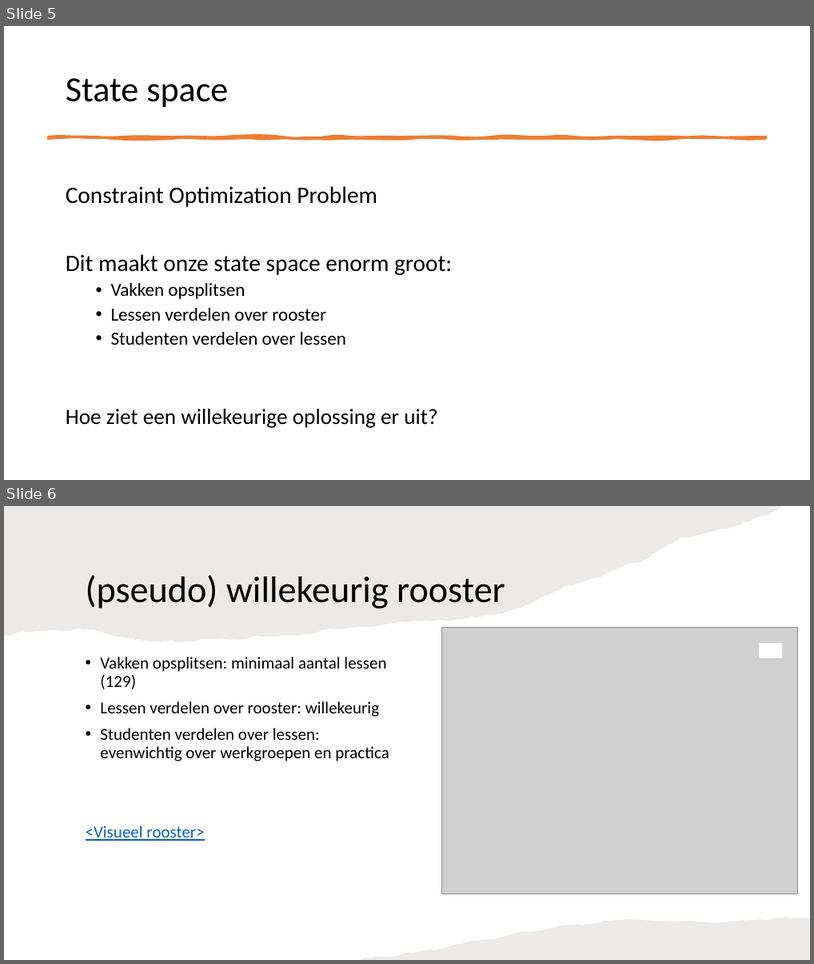
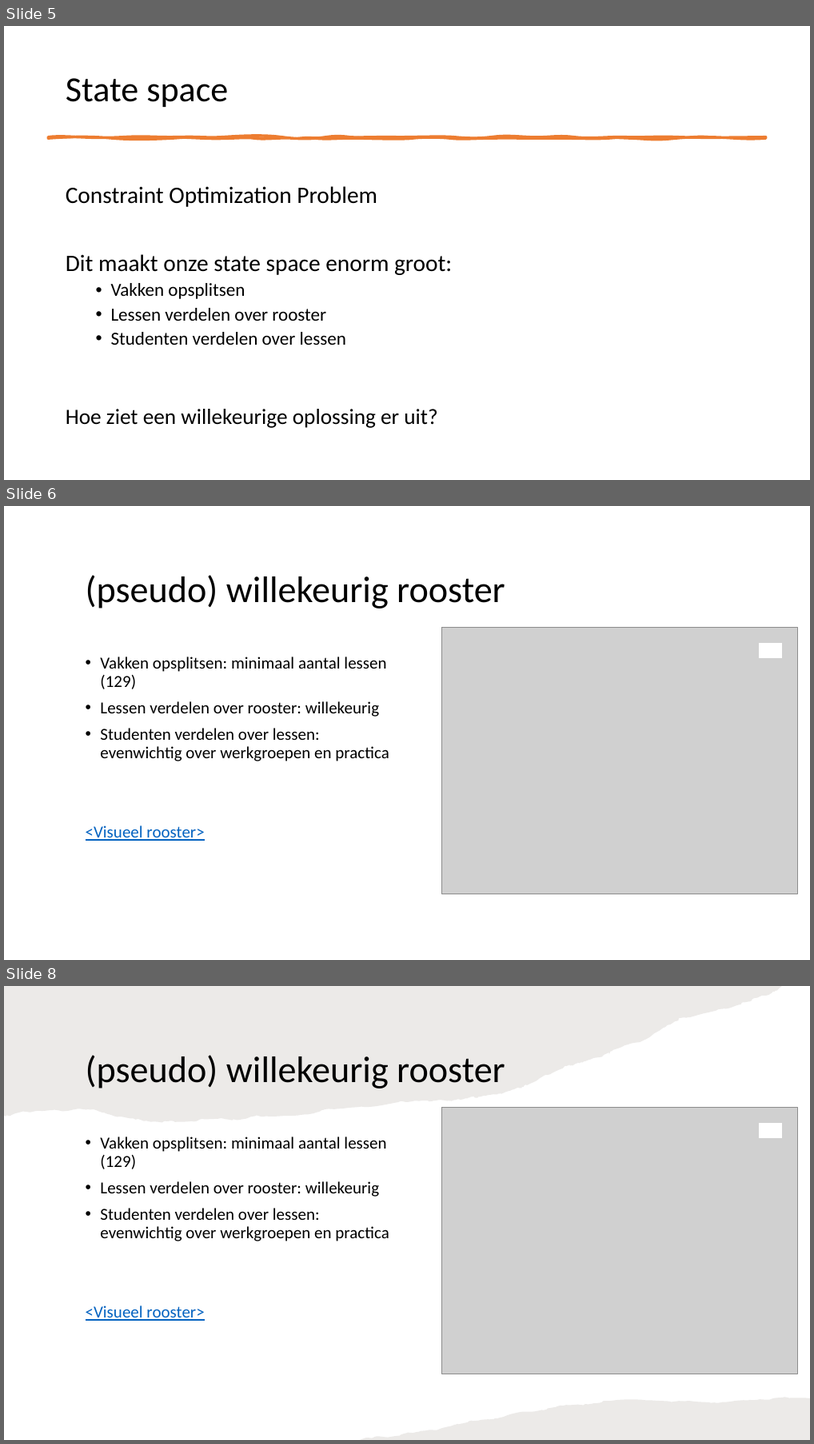
Before and after one commit to NinaAlblasMinorAI/RoosterRulers, a slide deck: doc/Presentatie.pptx. Shown one above the other, each under a label of ours: slides 5 and 6 before the commit, slides 5, 6 and 8 after it; the slides between them are not shown. The pictures are 814x964 and 814x1444 pixels, drawn with LibreOffice and Linux fonts; fonts in the diff are those of the drawing; grey boxes stand for pictures. Boxes give left, top, right and bottom in pixels: in the first picture for what was removed or moved away, otherwise in the second. Text is boxed around its words. In the diff, an @@ line names an element or a change of style, - is before the commit and + after.

```diff
--- a/doc/Presentatie.pptx
+++ b/doc/Presentatie.pptx
@@ slide 6 added at box(4, 506, 810, 960), background #FFFFFF @@
@@ title added at box(86, 575, 506, 608), 44 pt, text #000000 @@
+(pseudo) willekeurig rooster
@@ picture added at box(442, 627, 798, 894) @@
@@ rectangle added at box(759, 644, 782, 658), fill #FFFFFF, outline #FFFFFF 1 pt @@
@@ text added at box(86, 656, 389, 840), 20 pt, text #000000 @@
+• Vakken opsplitsen: minimaal aantal lessen (129)
+• Lessen verdelen over rooster: willekeurig
+• Studenten verdelen over lessen: evenwichtig over werkgroepen en practica
+<Visueel rooster>
@@ what was slide 6 is now slide 8 @@
```
Also in this commit, not shown: 1 slide changed, 2 other slides added, 1 other file.
